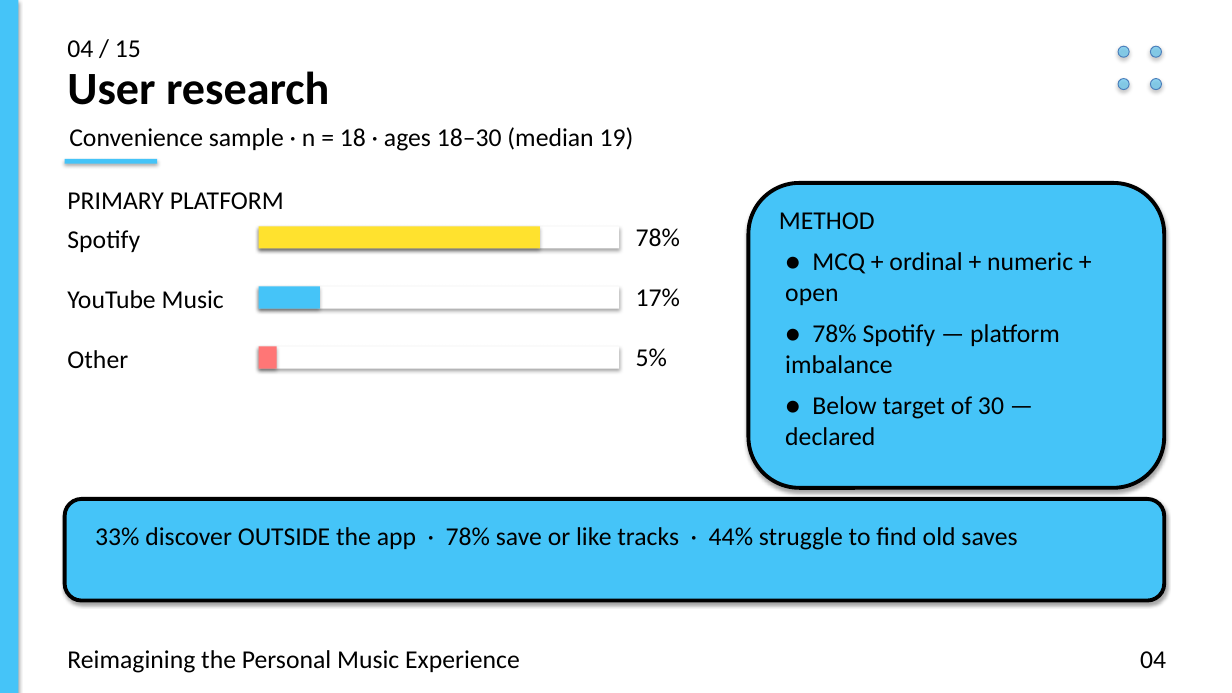
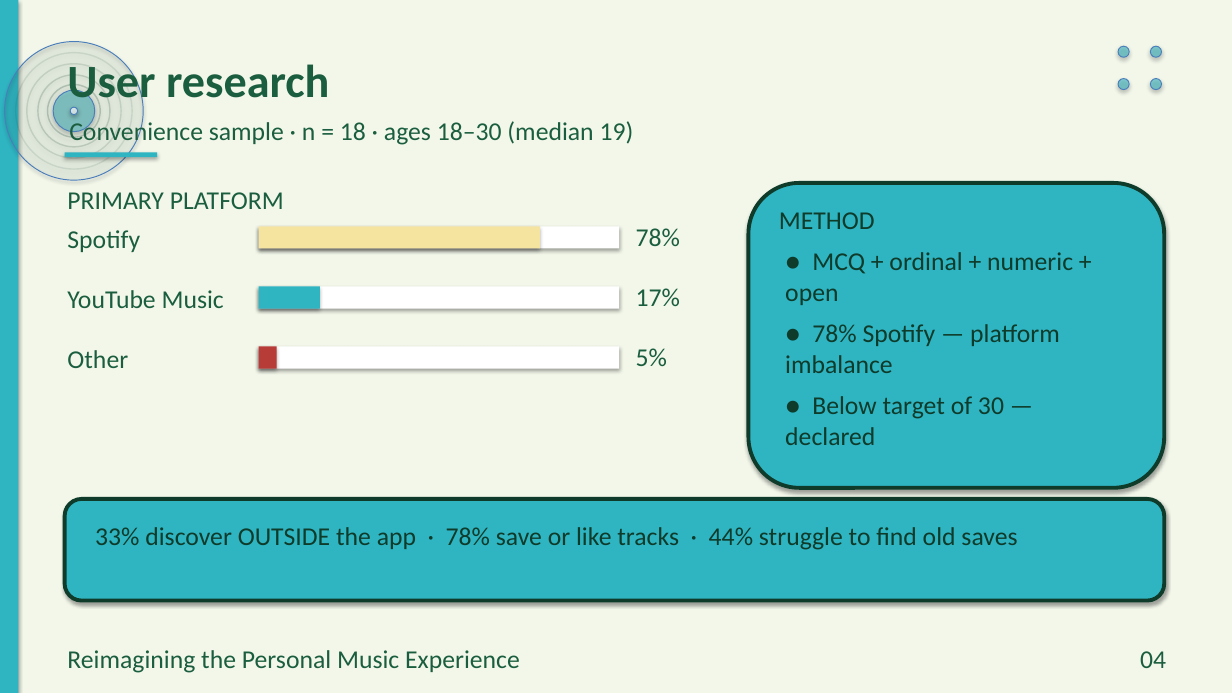
Before and after one commit to preet-kamdar/design-thinking-sem3, a slide deck: slide 4 of docs/Presentation.pptx. Drawn at 1232x693 pixels with LibreOffice and Linux fonts; fonts in the diff are those of the drawing. Boxes give left, top, right and bottom in pixels: in the first picture for what was removed or moved away, otherwise in the second. Text is boxed around its words. In the diff, an @@ line names an element or a change of style, - is before the commit and + after.

```diff
--- a/docs/Presentation.pptx
+++ b/docs/Presentation.pptx
@@ rectangle at (x1=0, y1=0, x2=1232, y2=693): fill #FFFFFF to #F2F7EA @@
@@ ellipse added at (x1=5, y1=42, x2=143, y2=180), fill #0E3B2A at 6% opacity @@
@@ ellipse added at (x1=16, y1=53, x2=132, y2=169), outline #0E3B2A 1.1 pt @@
@@ text removed at (x1=67, y1=40, x2=141, y2=57) @@
-04 / 15
@@ ellipse added at (x1=27, y1=64, x2=121, y2=158), outline #0E3B2A 1.1 pt @@
@@ ellipse added at (x1=38, y1=75, x2=110, y2=147), outline #0E3B2A 1.1 pt @@
@@ ellipse added at (x1=48, y1=84, x2=101, y2=137), outline #0E3B2A 1.1 pt @@
@@ fill #45C4F8 at 55% opacity to #2FB4C2 at 55% opacity in 4 elements at (x1=1118, y1=46, x2=1129, y2=57), (x1=1151, y1=46, x2=1162, y2=57), (x1=1118, y1=79, x2=1129, y2=90), (x1=1151, y1=79, x2=1162, y2=90) @@
@@ ellipse added at (x1=53, y1=90, x2=94, y2=131), fill #2FB4C2 at 45% opacity @@
@@ text colour #000000 to #1B5E3F in 11 elements at (x1=67, y1=192, x2=284, y2=209), (x1=67, y1=230, x2=140, y2=252), (x1=636, y1=228, x2=680, y2=247), (x1=67, y1=290, x2=224, y2=308), (x1=636, y1=288, x2=680, y2=307), (x1=67, y1=350, x2=128, y2=368), (x1=636, y1=348, x2=667, y2=367), (x1=67, y1=650, x2=520, y2=673), (x1=1140, y1=651, x2=1166, y2=668), (x1=67, y1=59, x2=329, y2=109), (x1=69, y1=119, x2=634, y2=146) @@
@@ ellipse added at (x1=70, y1=107, x2=78, y2=115), fill #FFFFFF at 70% opacity @@
@@ fill #45C4F8 to #2FB4C2 in 3 elements at (x1=0, y1=0, x2=18, y2=693), (x1=259, y1=287, x2=320, y2=309), (x1=65, y1=152, x2=157, y2=157) @@
@@ rectangle moved from (x1=65, y1=159, x2=157, y2=164) to (x1=65, y1=152, x2=157, y2=157) @@
@@ rounded rectangle at (x1=749, y1=183, x2=1165, y2=488): fill #45C4F8 to #2FB4C2; outline #000000 3 pt to #0E3B2A 3 pt @@
@@ rectangle at (x1=259, y1=226, x2=540, y2=249): fill #FFE22E to #F5E3A0 @@
@@ rectangle at (x1=259, y1=347, x2=277, y2=369): fill #FF7676 to #B73B36 @@
@@ rounded rectangle at (x1=65, y1=499, x2=1165, y2=601): fill #45C4F8 to #2FB4C2; outline #000000 3 pt to #0E3B2A 3 pt @@
@@ text colour #000000 to #0E3B2A in 3 elements at (x1=779, y1=212, x2=875, y2=229), (x1=785, y1=252, x2=1073, y2=445), (x1=95, y1=527, x2=1017, y2=550) @@
```
Also in this commit, not shown: 14 other slides changed, 5 slides added, 18 other files.
